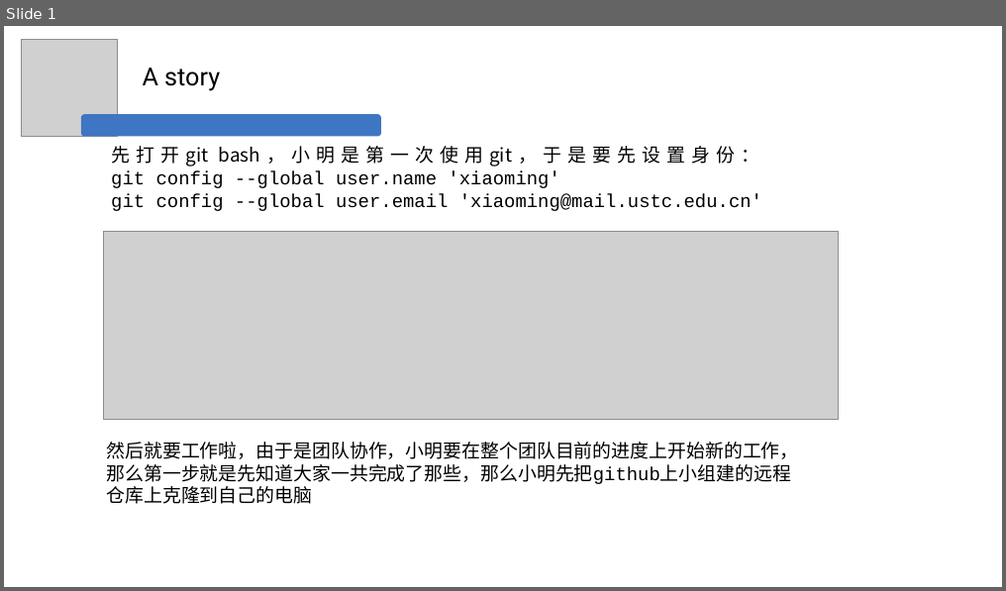
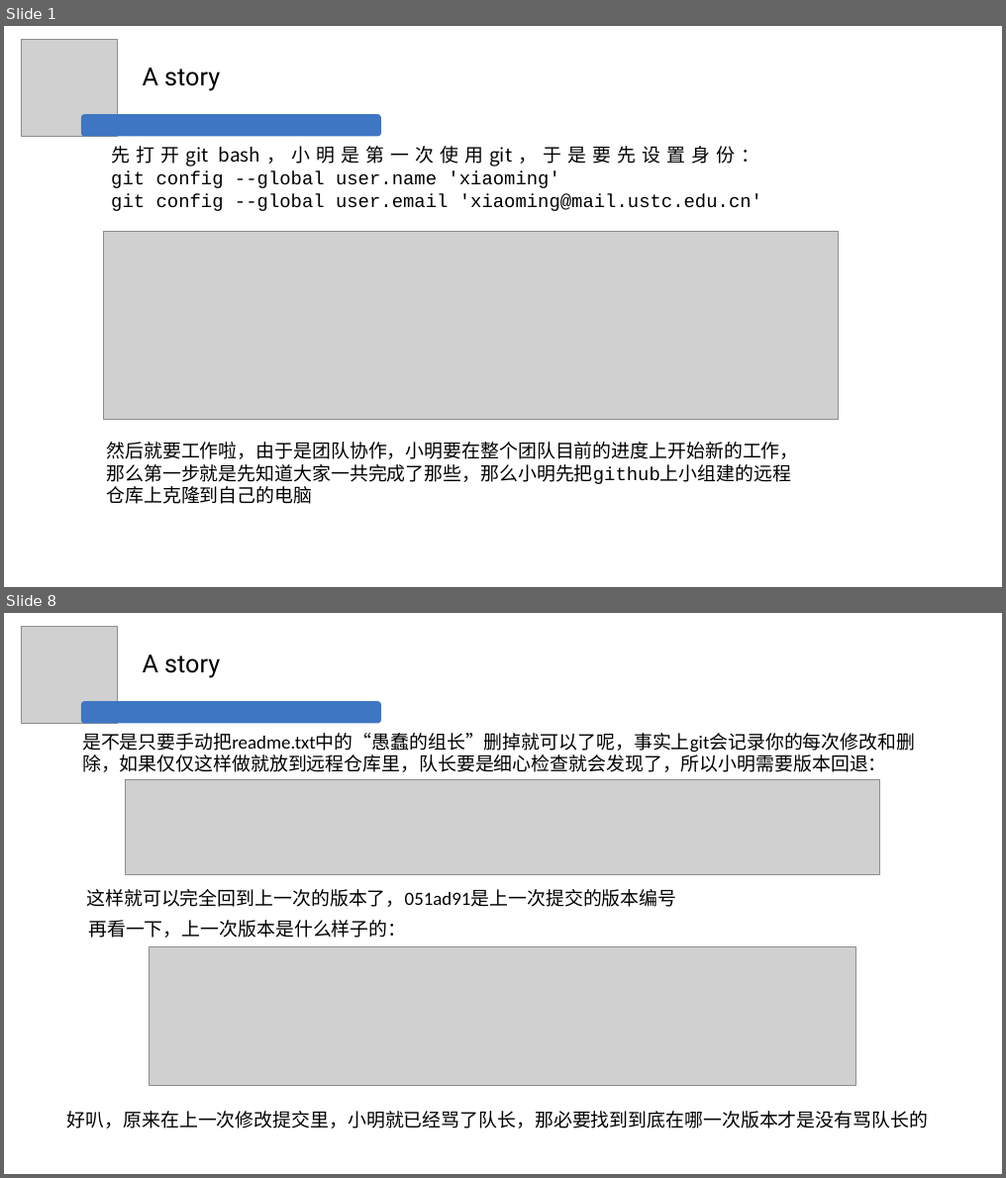
Before and after one commit to mbb0303/groupwork, a slide deck: preppt_fhj.pptx. Shown one above the other, each under a label of ours: slide 1 before the commit, slides 1 and 8 after it; the slides between them are not shown. The pictures are 1006x591 and 1006x1178 pixels, drawn with LibreOffice and Linux fonts; fonts in the diff are those of the drawing; grey boxes stand for pictures. Boxes give left, top, right and bottom in pixels: in the first picture for what was removed or moved away, otherwise in the second. Text is boxed around its words. In the diff, an @@ line names an element or a change of style, - is before the commit and + after.

```diff
--- a/preppt_fhj.pptx
+++ b/preppt_fhj.pptx
@@ slide 8 added at [4,613,1002,1174], background #FFFFFF @@
@@ picture added at [21,627,117,723] @@
@@ text added at [143,655,220,678], 24 pt, text #000000 @@
+A story
@@ rounded rectangle added at [81,701,381,724], fill #3E76C3 @@
@@ text added at [82,733,915,772], 18 pt, text #000000 @@
+是不是只要手动把readme.txt中的“愚蠢的组长”删掉就可以了呢，事实上git会记录你的每次修改和删除，如果仅仅这样做就放到远程仓库里，队长要是细心检查就会发现了，所以小明需要版本回退：
@@ picture added at [126,779,880,875] @@
@@ text added at [86,889,676,907], 18 pt, text #000000 @@
+这样就可以完全回到上一次的版本了，051ad91是上一次提交的版本编号
@@ text added at [88,920,406,938], 18 pt, text #000000 @@
+再看一下，上一次版本是什么样子的：
@@ picture added at [150,948,856,1086] @@
@@ text added at [67,1111,928,1129], 18 pt, text #000000 @@
+好叭，原来在上一次修改提交里，小明就已经骂了队长，那必要找到到底在哪一次版本才是没有骂队长的
```
Also in this commit, not shown: 4 slides changed, 3 other slides added.
